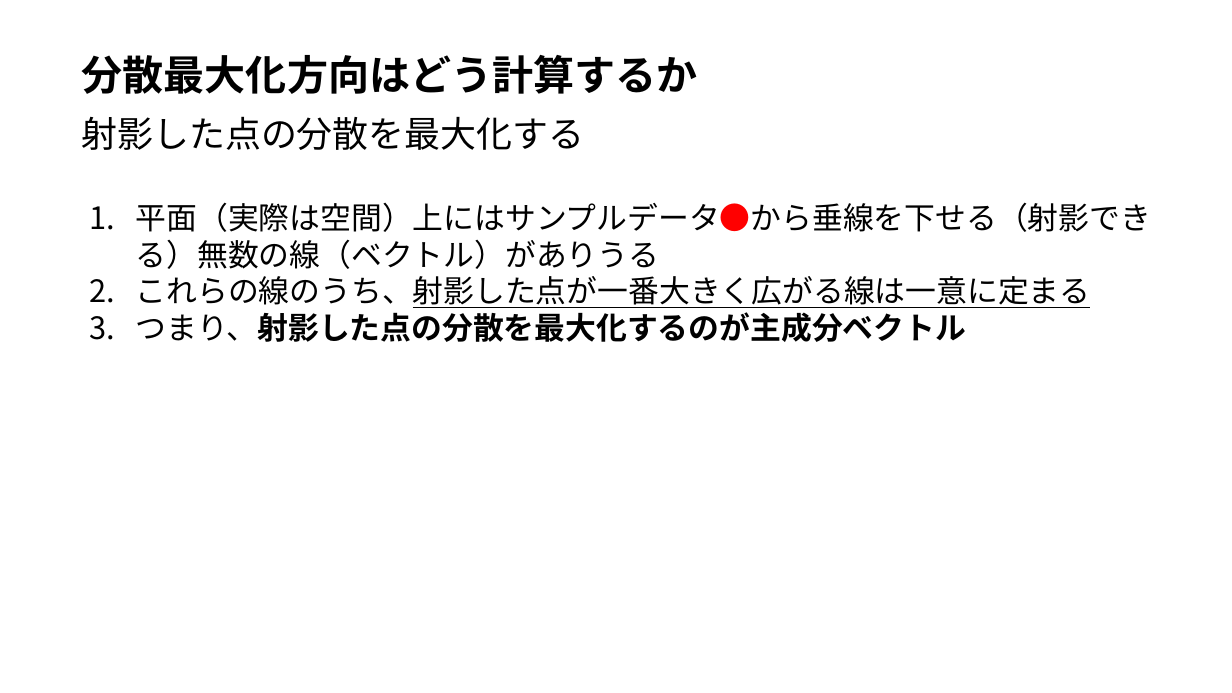
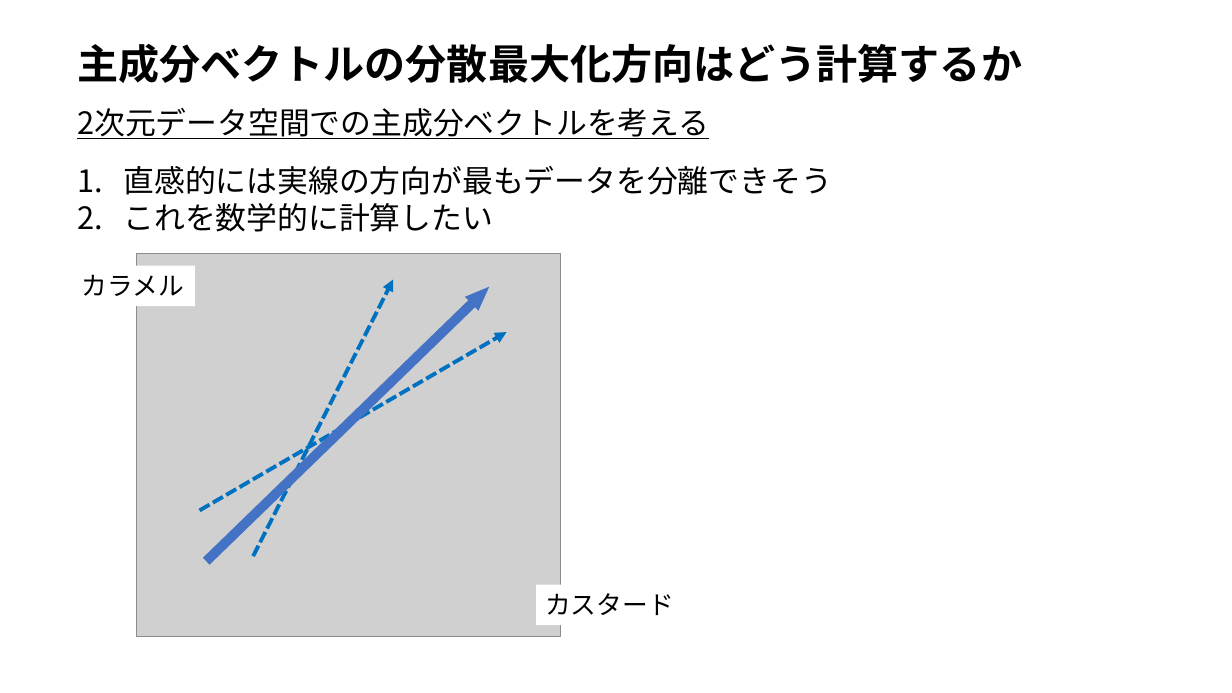
Before and after one commit to ueharaLab/NLP_7-PCA, a slide deck: slide 15 of NLP_6 PCA(BASICS).pptx (slide 12 before the commit). Drawn at 1232x693 pixels with LibreOffice and Linux fonts; fonts in the diff are those of the drawing; grey boxes stand for pictures. Boxes give left, top, right and bottom in pixels: in the first picture for what was removed or moved away, otherwise in the second. Text is boxed around its words. In the diff, an @@ line names an element or a change of style, - is before the commit and + after.

```diff
--- a/NLP_6 PCA(BASICS).pptx
+++ b/NLP_6 PCA(BASICS).pptx
@@ text at (77, 44, 1022, 83): text changed @@
-分散最大化方向はどう計算するか
+主成分ベクトルの分散最大化方向はどう計算するか
@@ text at (77, 108, 709, 139): text changed; size 28 to 24 pt @@
-射影した点の分散を最大化する
+2次元データ空間での主成分ベクトルを考える
@@ text added at (123, 166, 831, 232), 24 pt, text #000000 @@
+1. 直感的には実線の方向が最もデータを分離できそう
+2. これを数学的に計算したい
@@ text removed at (136, 202, 1151, 342) @@
-1. 平面（実際は空間）上にはサンプルデータ●から垂線を下せる（射影できる）無数の線（ベクトル）がありうる
-2. これらの線のうち、射影した点が一番大きく広がる線は一意に定まる
-3. つまり、射影した点の分散を最大化するのが主成分ベクトル
@@ rectangle added at (73, 265, 195, 306), fill #FFFFFF, 20 pt, text #000000 @@
+カラメル
@@ picture added at (137, 253, 561, 637) @@
@@ right arrow added at (200, 279, 496, 568), fill #4472C4 @@
@@ arrow added from (253, 556) to (394, 279), #0070C0 3 pt dashed @@
@@ arrow added from (200, 510) to (506, 332), #0070C0 3 pt dashed @@
@@ text added at (545, 593, 673, 615), 20 pt, text #000000 @@
+カスタード
```
Also in this commit, not shown: 25 other slides changed, 6 slides added, 10 other files.
